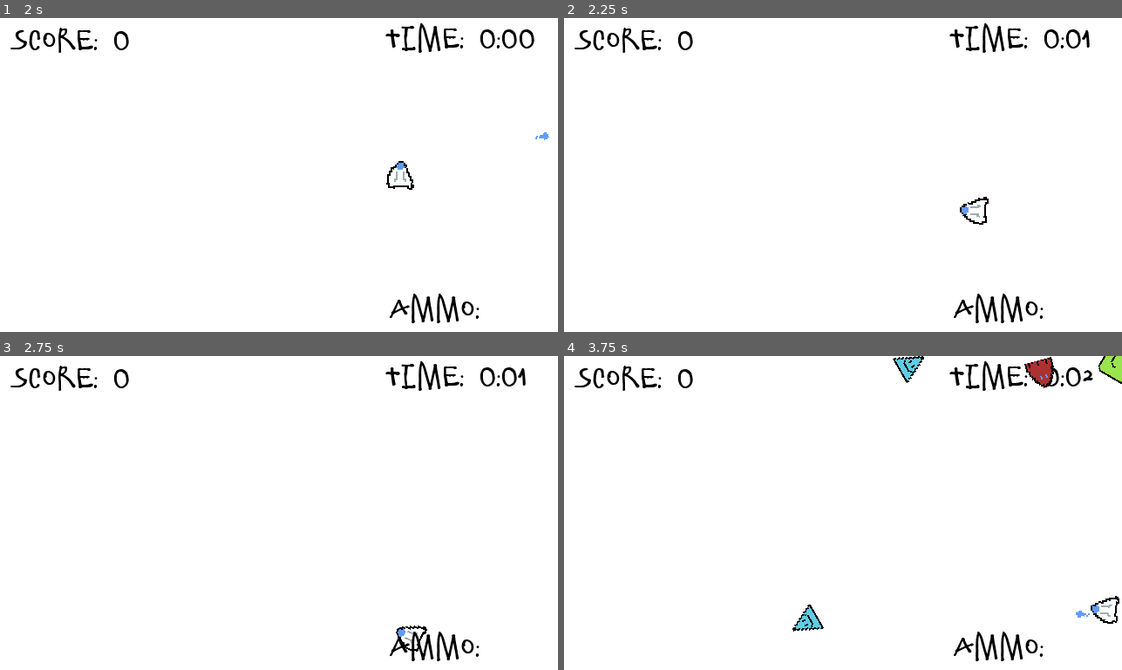
Above: before the commit, frames 1-4 (two rows, left to right).
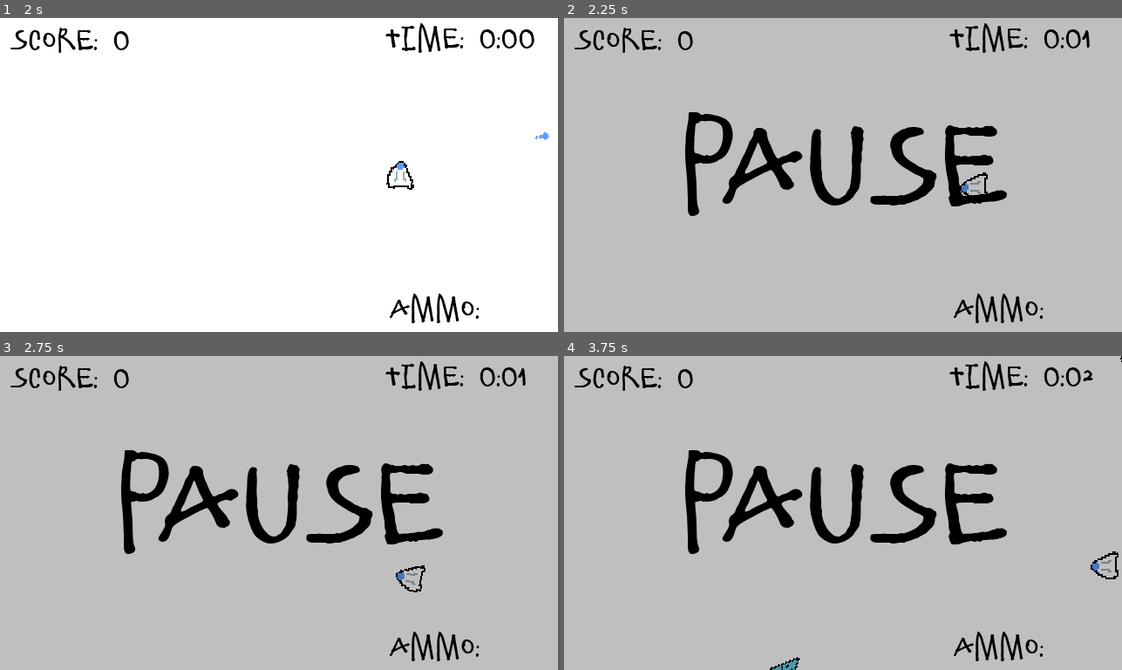
Above: after the commit, the same moments.

Repository: qbradq/gwj44
Game: Godot game, scene res://Scenes/Menu.tscn
Same seed, same stepped clock (60 frames per second), same inputs: the game is played once before the commit and once after it. Sound files missing from this copy of the repository are replaced by a short silence.
Inputs (mouse positions are in pixels of both pictures, inside the frame that each line leads up to):
- Up to frame 1 (2 s): click (111, 303) at 0.5 s; tap Enter (ui_accept) at 1.25 s; move the mouse to (401, 159) at 1.27 s; hold Right (ui_right) from 1.28 s (still down); hold Enter (ui_accept) from 1.28 s (still down); click (401, 159) at 1.42 s
- Up to frame 2 (2.25 s): move the mouse to (731, 190) at 2.02 s; release Right (ui_right) at 2.03 s; release Enter (ui_accept) at 2.03 s; hold Down (ui_down) from 2.03 s (still down); tap Enter (ui_accept) at 2.1 s
- Up to frame 3 (2.75 s): keep holding Down (ui_down); tap Enter (ui_accept) at 2.27, 2.57 s
- Up to frame 4 (3.75 s): move the mouse to (898, 443) at 2.77 s; release Down (ui_down) at 2.78 s; hold Right (ui_right) 2.78-3.53 s; hold Enter (ui_accept) 2.78-3.53 s; move the mouse to (815, 575) at 3.52 s; hold Up (ui_up) from 3.53 s (still down); tap Enter (ui_accept) at 3.6 s; click (815, 575) at 3.67 s

Frame 1 is identical in both runs. In frame 2, 99% of the frame differs, in the area x 0-100%, y 0-100%; in frame 3, 99%; in frame 4, 99%.

Commit message:
Added pause screen

Diff:
--- /dev/null
+++ b/Fonts/Pause.tres
@@ -0,0 +1,7 @@
+[gd_resource type="DynamicFont" load_steps=2 format=2]
+
+[ext_resource path="res://Fonts/ElliotSix.ttf" type="DynamicFontData" id=1]
+
+[resource]
+size = 64
+font_data = ExtResource( 1 )
--- a/Scenes/Level/Level.tscn
+++ b/Scenes/Level/Level.tscn
@@ -1,8 +1,10 @@
-[gd_scene load_steps=5 format=2]
+[gd_scene load_steps=7 format=2]
 
 [ext_resource path="res://Scenes/Player/Player.tscn" type="PackedScene" id=1]
+[ext_resource path="res://Fonts/Pause.tres" type="DynamicFont" id=2]
 [ext_resource path="res://Scenes/Level/Spawner.tscn" type="PackedScene" id=3]
 [ext_resource path="res://Scenes/Level/Level.gd" type="Script" id=4]
+[ext_resource path="res://Scenes/Level/Pause.gd" type="Script" id=5]
 [ext_resource path="res://Fonts/Score.tres" type="DynamicFont" id=6]
 
 [node name="Level" type="Node2D"]
@@ -46,4 +48,32 @@
 custom_fonts/font = ExtResource( 6 )
 text = "TIME: 1:59:59"
 
+[node name="CanvasLayer" type="CanvasLayer" parent="."]
+layer = 2
+
+[node name="Pause" type="Control" parent="CanvasLayer"]
+pause_mode = 2
+visible = false
+anchor_right = 1.0
+anchor_bottom = 1.0
+script = ExtResource( 5 )
+
+[node name="BlackOverlay" type="ColorRect" parent="CanvasLayer/Pause"]
+anchor_right = 1.0
+anchor_bottom = 1.0
+color = Color( 0, 0, 0, 0.25098 )
+
+[node name="PauseLabel" type="Label" parent="CanvasLayer/Pause"]
+anchor_left = 0.5
+anchor_top = 0.5
+anchor_right = 0.5
+anchor_bottom = 0.5
+margin_left = -95.0
+margin_top = -32.0
+margin_right = 95.0
+margin_bottom = 32.0
+custom_colors/font_color = Color( 0, 0, 0, 1 )
+custom_fonts/font = ExtResource( 2 )
+text = "PAUSE"
+
 [connection signal="timeout" from="AfterDeathTimer" to="." method="_on_AfterDeathTimer_timeout"]
--- /dev/null
+++ b/Scenes/Level/Pause.gd
@@ -0,0 +1,6 @@
+extends Control
+
+func _input(event):
+	if event.is_action_pressed("ui_accept"):
+		get_tree().paused = not get_tree().paused
+		visible = get_tree().paused
--- /dev/null
+++ b/Scenes/Level/PausePopup.gd
@@ -0,0 +1,7 @@
+extends Popup
+
+func _input(event):
+	if visible and event.is_action_pressed("ui_accept"):
+		print("unpausing")
+		get_tree().paused = false
+		hide()
